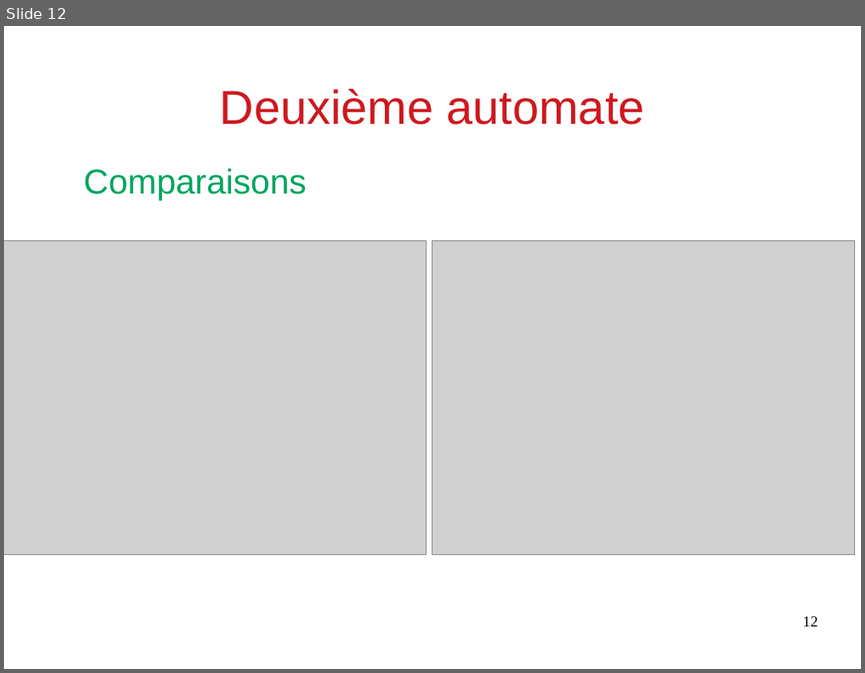
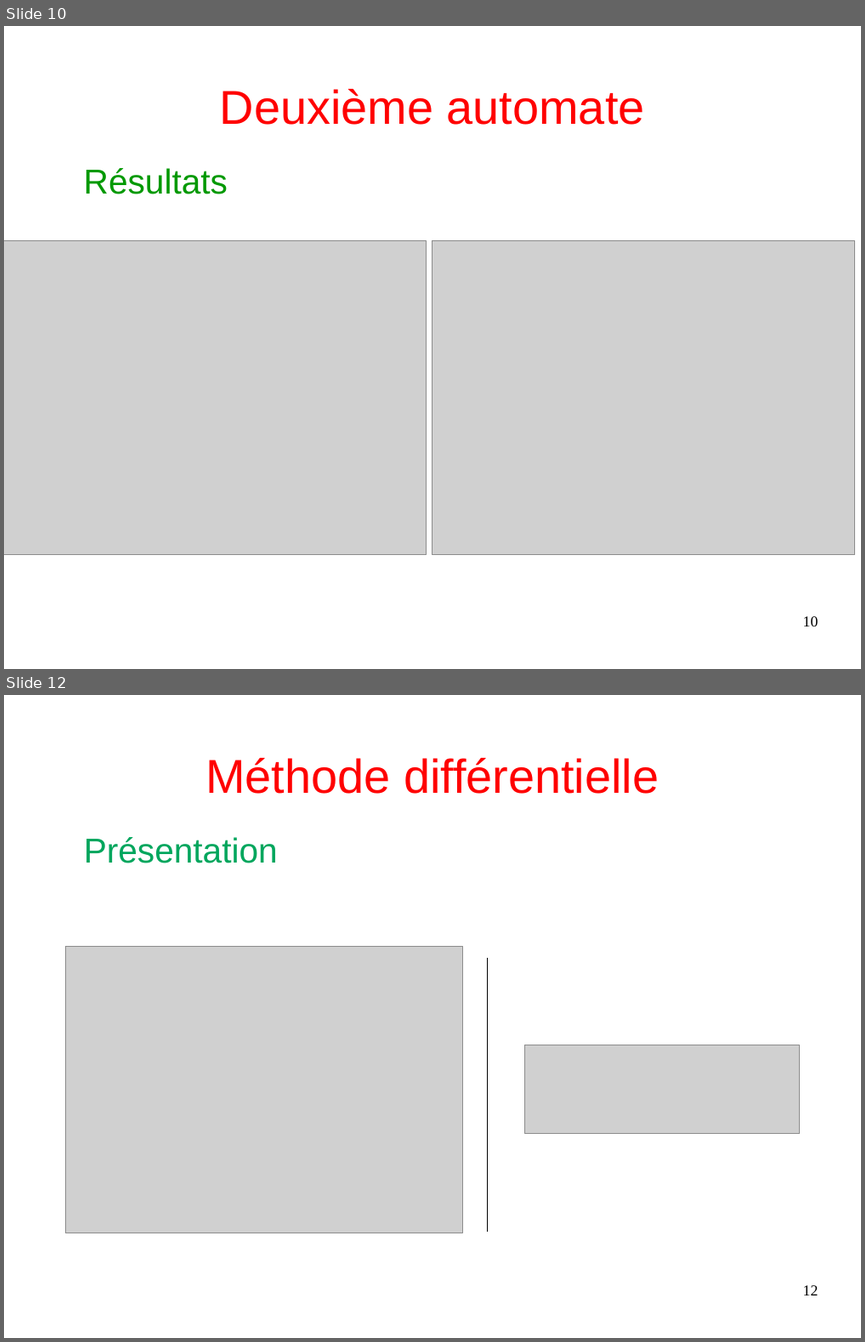
Before and after one commit to Arthurrre/TIPE_Automate, a slide deck: diapo/présentation.odp. Shown one above the other, each under a label of ours: slide 12 before the commit, slides 10 and 12 after it; the slides between them are not shown. The pictures are 865x673 and 865x1342 pixels, drawn with LibreOffice and Linux fonts; fonts in the diff are those of the drawing; grey boxes stand for pictures. Boxes give left, top, right and bottom in pixels: in the first picture for what was removed or moved away, otherwise in the second. Text is boxed around its words. In the diff, an @@ line names an element or a change of style, - is before the commit and + after.

```diff
--- a/diapo/présentation.odp
+++ b/diapo/présentation.odp
@@ slide 12 added at bbox=[4, 695, 861, 1338], background #FFFFFF @@
@@ title added at bbox=[205, 758, 658, 794], 44 pt, text #FF0000 @@
+Méthode différentielle
@@ text added at bbox=[84, 837, 278, 863], 32 pt, text #00A65D @@
+Présentation
@@ picture added at bbox=[65, 946, 463, 1233] @@
@@ line added from (488, 959) to (488, 1231), #000000 0 pt @@
@@ picture added at bbox=[525, 1045, 800, 1134] @@
@@ page number added at bbox=[803, 1285, 818, 1295], 14 pt, text #000000 @@
+12
@@ what was slide 12 is now slide 10 @@
@@ slide 10 changed as well @@
@@ title "Deuxième automate" at bbox=[220, 89, 645, 125]: text colour #CE181E to #FF0000 @@
@@ text at bbox=[84, 168, 228, 194]: text changed; text colour #00A65D to #009900 @@
-Comparaisons
+Résultats
@@ page number at bbox=[803, 616, 818, 626]: text changed @@
-12
+10
```
Also in this commit, not shown: 9 other slides changed, 5 other slides added, 3 slides removed, 6 other files.
